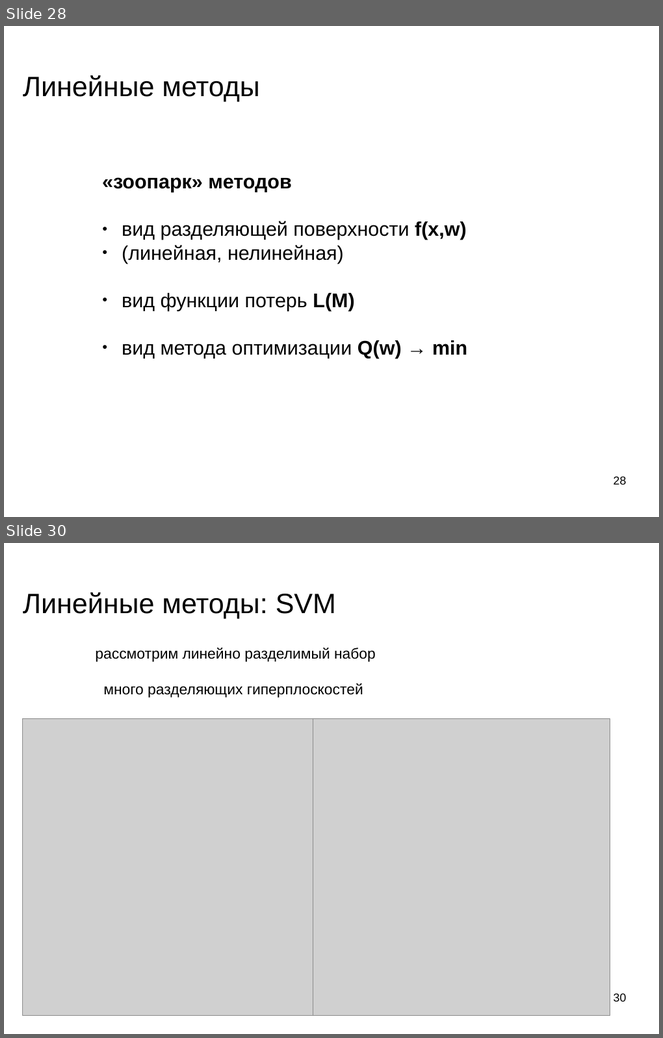
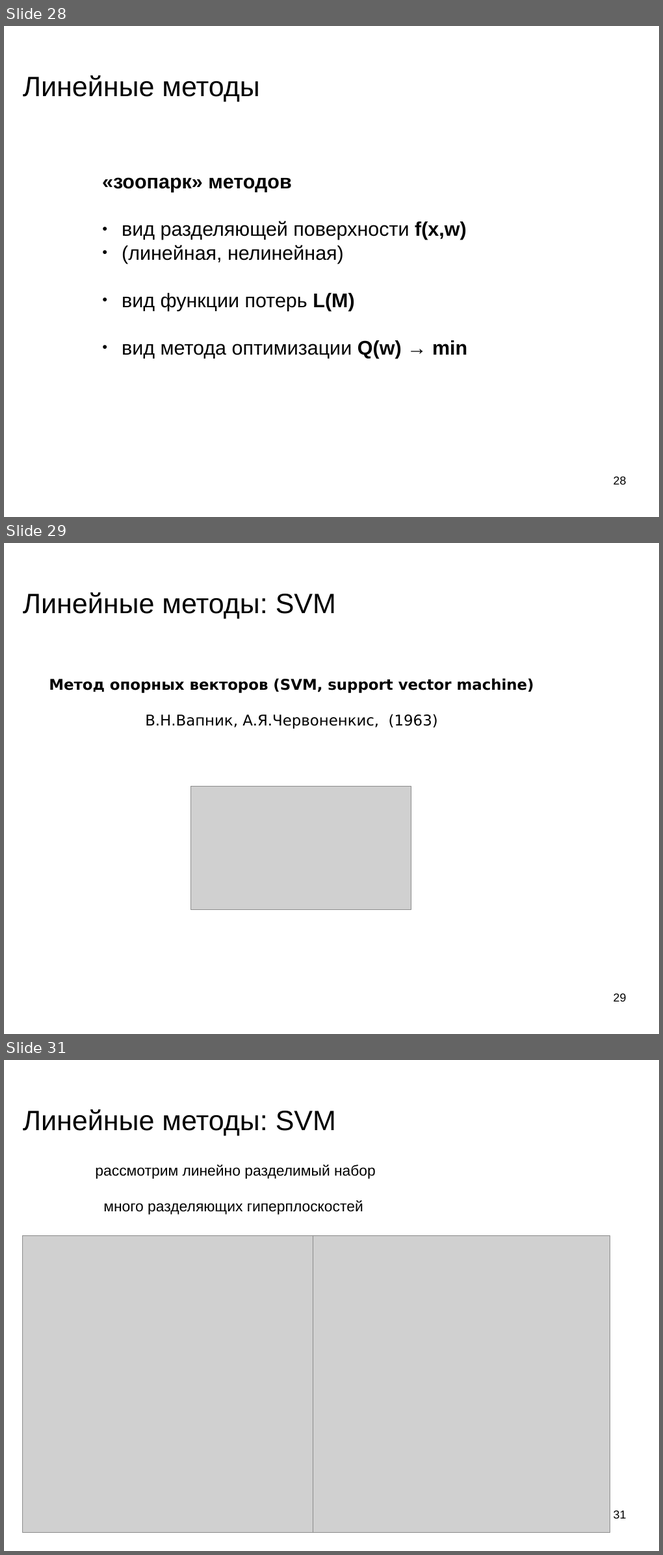
Before and after one commit to mechanoid5/ml_lectorium_legacy, a slide deck: 09-linear.odp. Shown one above the other, each under a label of ours: slides 28 and 30 before the commit, slides 28, 29 and 31 after it; the slides between them are not shown. The pictures are 663x1038 and 663x1555 pixels, drawn with LibreOffice and Linux fonts; fonts in the diff are those of the drawing; grey boxes stand for pictures; background and template pictures are left out. Boxes give left, top, right and bottom in pixels: in the first picture for what was removed or moved away, otherwise in the second. Text is boxed around its words. In the diff, an @@ line names an element or a change of style, - is before the commit and + after.

```diff
--- a/09-linear.odp
+++ b/09-linear.odp
@@ slide 29 added at <box>4,543,659,1034</box>, background picture (left out) @@
@@ title added at <box>23,592,336,618</box>, 33.9 pt, text #000000 @@
+Линейные методы: SVM
@@ text added at <box>49,678,534,729</box>, 18 pt, text #000000, bold @@
+Метод опорных векторов (SVM, support vector machine)
+В.Н.Вапник, А.Я.Червоненкис, (1963)
@@ picture added at <box>191,786,412,910</box> @@
@@ page number added at <box>614,993,627,1002</box>, 14 pt, text #000000 @@
+29
@@ what was slide 30 is now slide 31 @@
@@ page number at <box>614,1510,627,1519</box>: text changed @@
-30
+31
```
Also in this commit, not shown: 7 slides changed, 2 other files.
